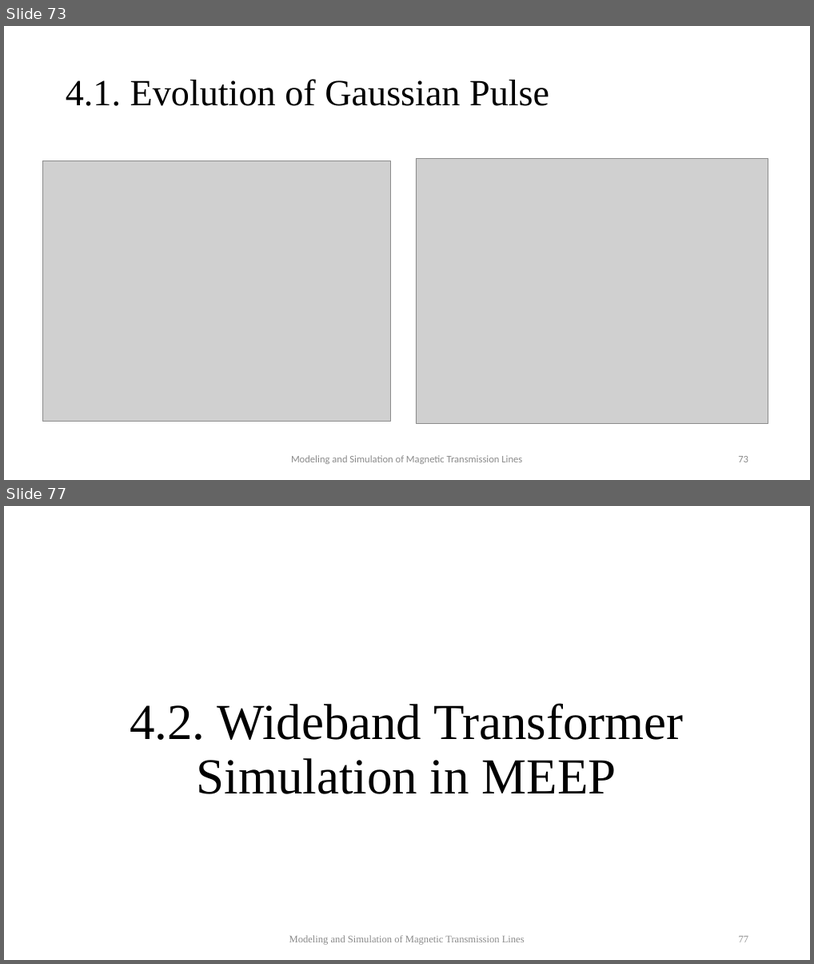
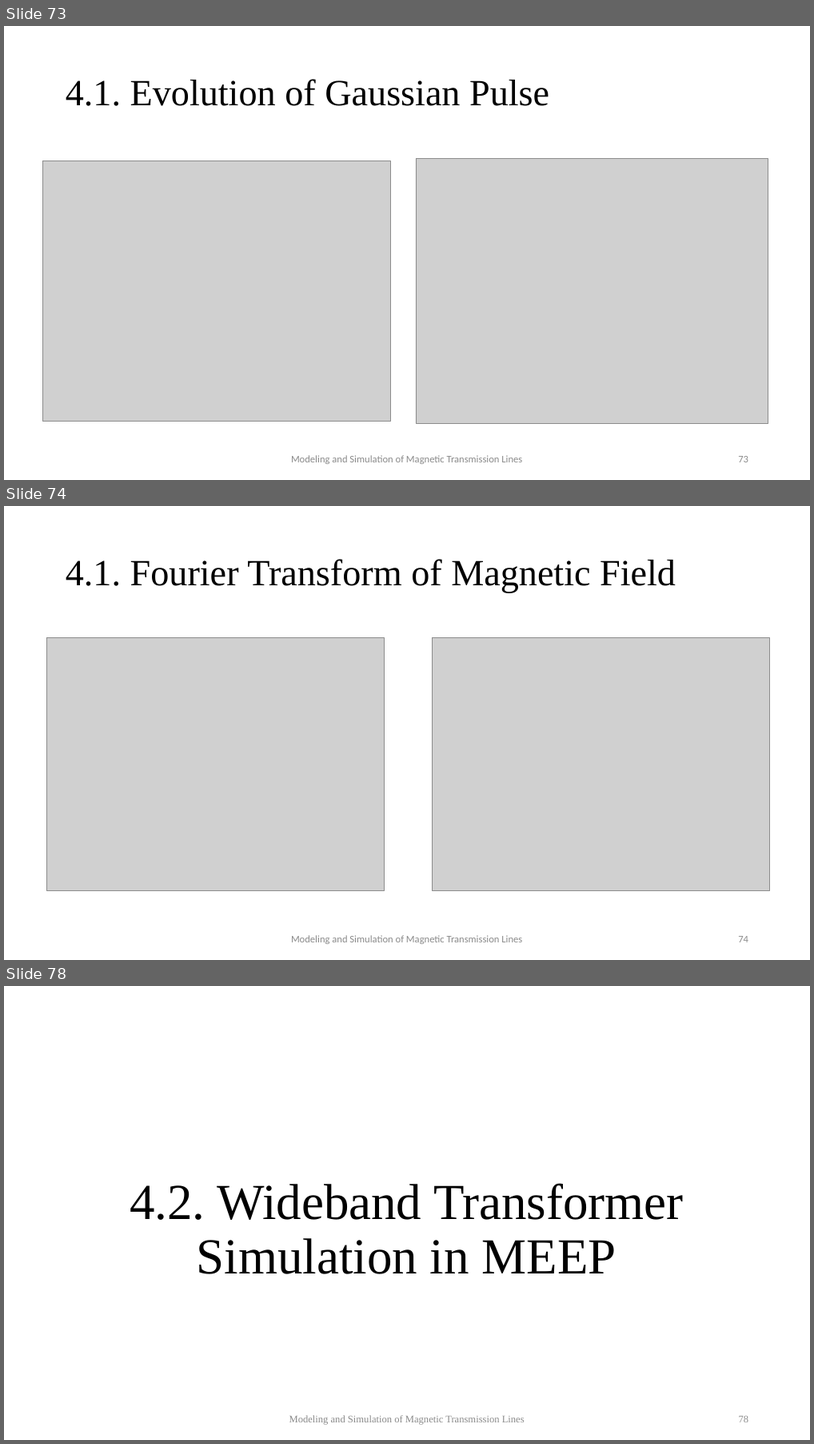
Before and after one commit to MuhammadShamaas1997/Electrical-Engineering, a slide deck: MS/Spring 2020/Thesis/Magnetic Transmission Lines/Thesis Final Presentation.pptx. Shown one above the other, each under a label of ours: slides 73 and 77 before the commit, slides 73, 74 and 78 after it; the slides between them are not shown. The pictures are 814x964 and 814x1444 pixels, drawn with LibreOffice and Linux fonts; fonts in the diff are those of the drawing; grey boxes stand for pictures. Boxes give left, top, right and bottom in pixels: in the first picture for what was removed or moved away, otherwise in the second. Text is boxed around its words. In the diff, an @@ line names an element or a change of style, - is before the commit and + after.

Commit message:
V1

```diff
--- a/MS/Spring 2020/Thesis/Magnetic Transmission Lines/Thesis Final Presentation.pptx
+++ b/MS/Spring 2020/Thesis/Magnetic Transmission Lines/Thesis Final Presentation.pptx
@@ slide 74 added at (4, 506, 810, 960), background #FFFFFF @@
@@ title added at (66, 559, 676, 593), 44 pt, text #000000 @@
+4.1. Fourier Transform of Magnetic Field
@@ picture added at (47, 637, 385, 891) @@
@@ picture added at (433, 637, 770, 891) @@
@@ text added at (291, 935, 522, 944), 12 pt, text #8C8C8C @@
+Modeling and Simulation of Magnetic Transmission Lines
@@ page number added at (738, 936, 749, 942), 12 pt, text #8C8C8C @@
+74
@@ what was slide 77 is now slide 78 @@
@@ page number at (739, 1416, 750, 1422): text changed @@
-77
+78
```
Also in this commit, not shown: 4 slides changed.
